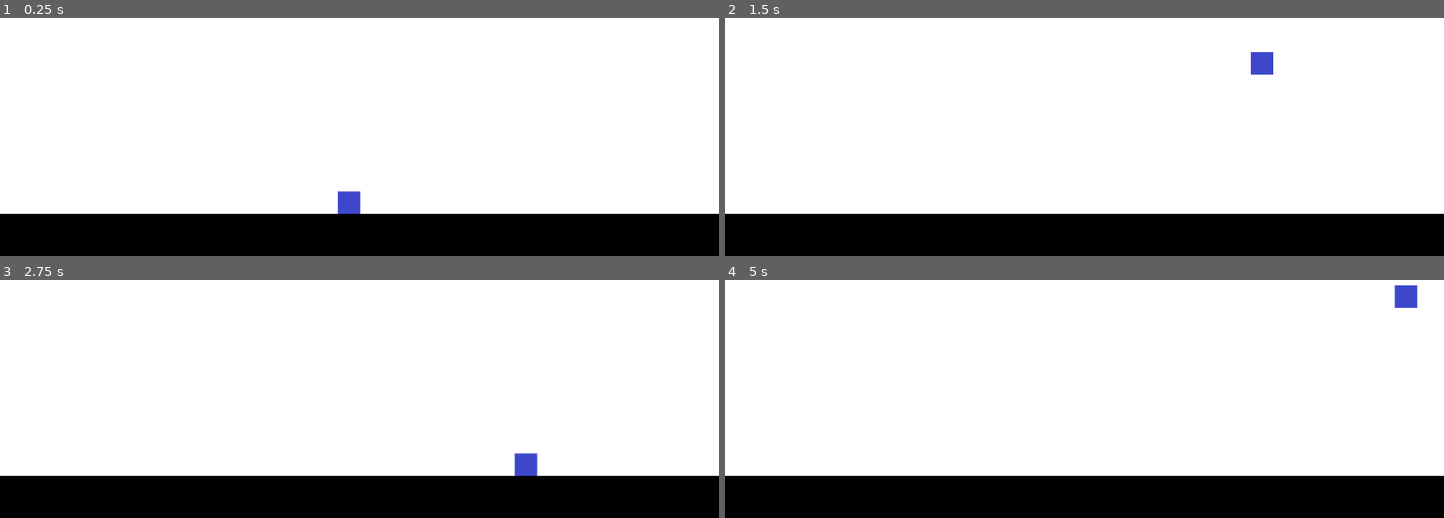
Above: before the commit, frames 1-4 (two rows, left to right).
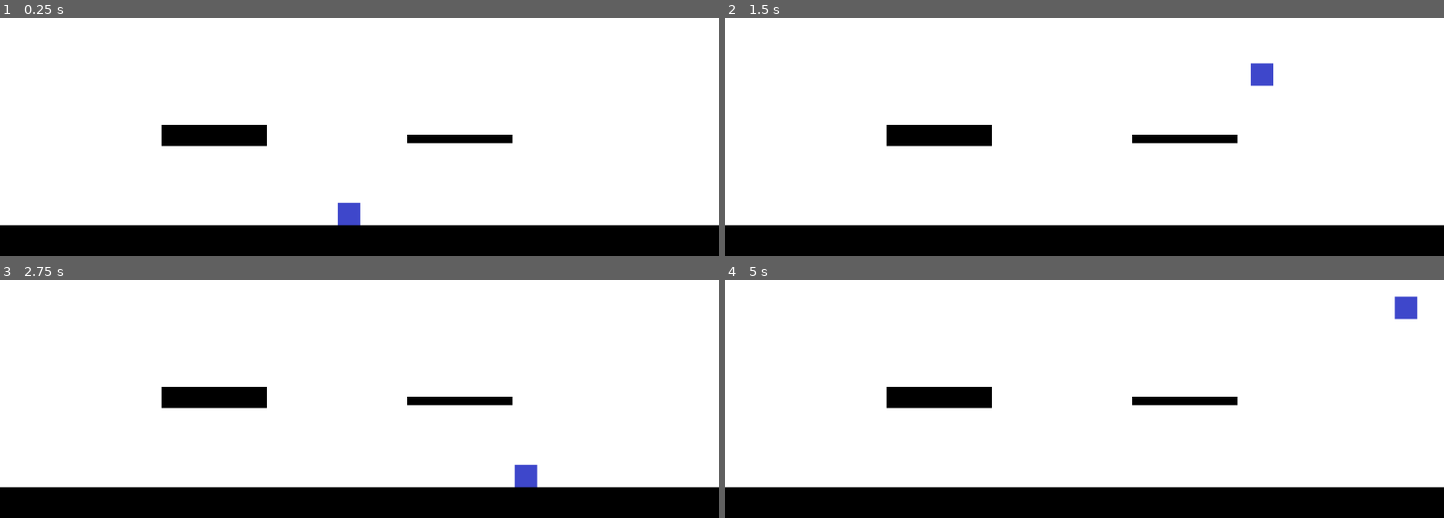
Above: after the commit, the same moments.

Repository: Darkstick/Jumper
Game: Godot game, scene res://Scenes/Levels/testMap.tscn
Same seed, same stepped clock (60 frames per second), same inputs: the game is played once before the commit and once after it.
Inputs:
- Up to frame 1 (0.25 s): no input
- Up to frame 2 (1.5 s): tap Enter at 0.5 s; hold Right (right) from 0.53 s (still down); tap Up (up) at 0.77 s
- Up to frame 3 (2.75 s): tap Up (up) at 1.52 s; release Right (right) at 2.03 s; hold Left (left) from 2.03 s (still down)
- Up to frame 4 (5 s): release Left (left) at 2.78 s; hold Right (right) 2.78-4.28 s; tap Up (up) at 3.02, 3.77, 4.52 s; tap Space at 4.25 s; hold Left (left) from 4.28 s (still down)

The runs differ from the first frame. In frame 1, 7.0% of the frame differs, in the area x 0-100%, y 44-88%; in frame 2, 7.1%; in frame 3, 7.0%; in frame 4, 7.1%, in the area x 0-100%, y 2-88%.

Commit message:
thin platform added

Diff:
--- a/Scenes/Levels/testMap.tscn
+++ b/Scenes/Levels/testMap.tscn
@@ -1,13 +1,20 @@
-[gd_scene load_steps=3 format=2]
+[gd_scene load_steps=4 format=2]
 
 [ext_resource path="res://Scenes/Creatures/player.tscn" type="PackedScene" id=1]
 [ext_resource path="res://Scenes/Objects/basicPlatform.tscn" type="PackedScene" id=2]
+[ext_resource path="res://Scenes/Objects/thinPlatform.tscn" type="PackedScene" id=3]
 
 [node name="testMap" type="Node"]
 
-[node name="basicPlatform" parent="." instance=ExtResource( 2 )]
-position = Vector2( 497.646, 573.829 )
-scale = Vector2( 20, 1 )
+[node name="floor" parent="." instance=ExtResource( 2 )]
+position = Vector2( 497.646, 585.667 )
+scale = Vector2( 9, 2 )
 
 [node name="player" parent="." instance=ExtResource( 1 )]
 position = Vector2( 496.692, 522.833 )
+
+[node name="basicPlatform" parent="." instance=ExtResource( 2 )]
+position = Vector2( 305.27, 427.723 )
+
+[node name="thinPlatform" parent="." instance=ExtResource( 3 )]
+position = Vector2( 655.381, 432.897 )
--- a/Scenes/Objects/basicPlatform.tscn
+++ b/Scenes/Objects/basicPlatform.tscn
@@ -3,16 +3,16 @@
 [ext_resource path="res://Ressources/Sprites/Placeholders/black.png" type="Texture" id=1]
 
 [sub_resource type="RectangleShape2D" id=1]
-extents = Vector2( 32.3327, 32 )
+extents = Vector2( 72.4797, 14.2469 )
 
 [node name="basicPlatform" type="KinematicBody2D"]
 
 [node name="Sprite" type="Sprite" parent="."]
-position = Vector2( 1.10888, -1.21776 )
-scale = Vector2( 1.10955, 1.09866 )
+position = Vector2( 0, 4.76837e-07 )
+scale = Vector2( 2.5, 0.5 )
 texture = ExtResource( 1 )
 
 [node name="Collision" type="CollisionShape2D" parent="."]
-position = Vector2( 1, -1 )
+position = Vector2( 0.00682068, -0.288932 )
 scale = Vector2( 1.033, 1.033 )
 shape = SubResource( 1 )
--- /dev/null
+++ b/Scenes/Objects/thinPlatform.tscn
@@ -0,0 +1,17 @@
+[gd_scene load_steps=3 format=2]
+
+[ext_resource path="res://Ressources/Sprites/Placeholders/black.png" type="Texture" id=1]
+
+[sub_resource type="RectangleShape2D" id=1]
+extents = Vector2( 75.0501, 5.93453 )
+
+[node name="thinPlatform" type="KinematicBody2D"]
+
+[node name="Sprite" type="Sprite" parent="."]
+scale = Vector2( 2.5, 0.2 )
+texture = ExtResource( 1 )
+
+[node name="CollisionShape2D" type="CollisionShape2D" parent="."]
+position = Vector2( -0.042984, -0.0644727 )
+shape = SubResource( 1 )
+one_way_collision = true
